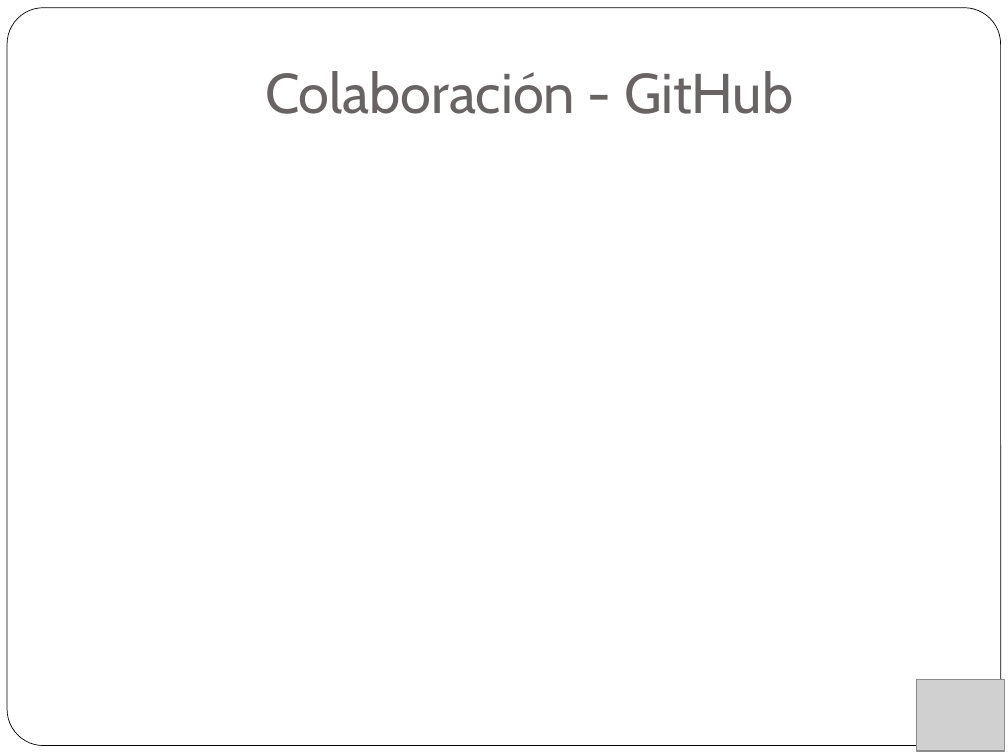
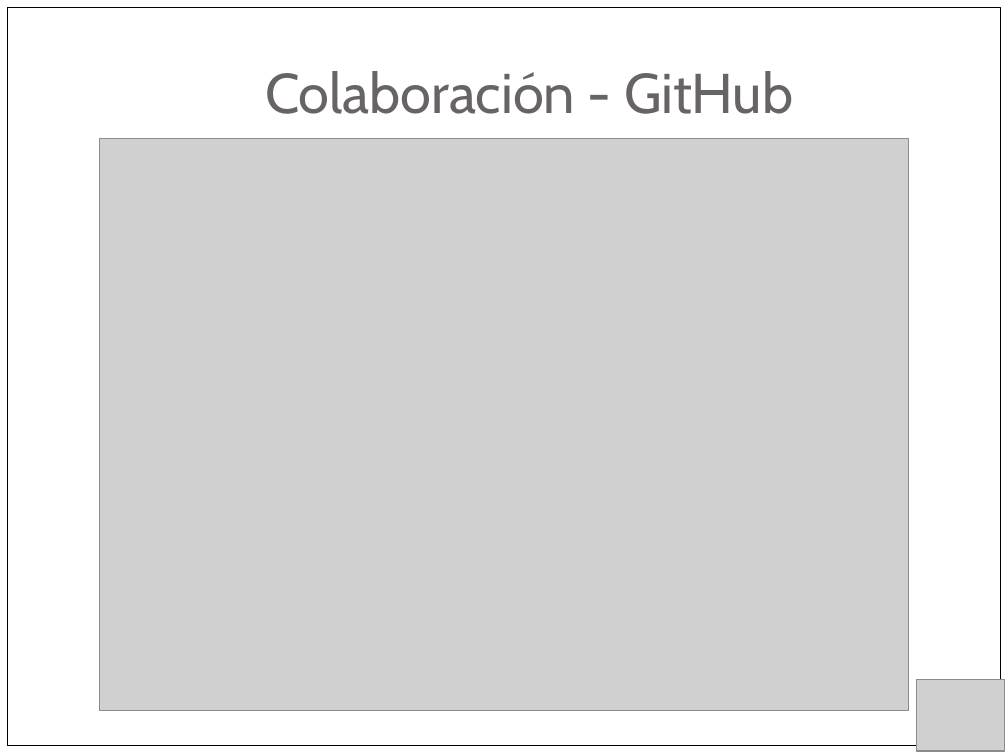
Before and after one commit to rubancar/sudoku-pyqt, a slide deck: slide 22 of Presentacion/PresentacionProyectoPython.pptx. Drawn at 1008x756 pixels with LibreOffice and Linux fonts; fonts in the diff are those of the drawing; grey boxes stand for pictures. Boxes give left, top, right and bottom in pixels: in the first picture for what was removed or moved away, otherwise in the second. Text is boxed around its words. In the diff, an @@ line names an element or a change of style, - is before the commit and + after.

```diff
--- a/Presentacion/PresentacionProyectoPython.pptx
+++ b/Presentacion/PresentacionProyectoPython.pptx
@@ rounded rectangle removed at (7,8,1001,746) @@
@@ rectangle added at (7,8,1001,746), fill #FFFFFF, outline #000000 0.51 pt @@
@@ picture added at (99,139,908,711) @@
```
Also in this commit, not shown: 22 other slides changed.
